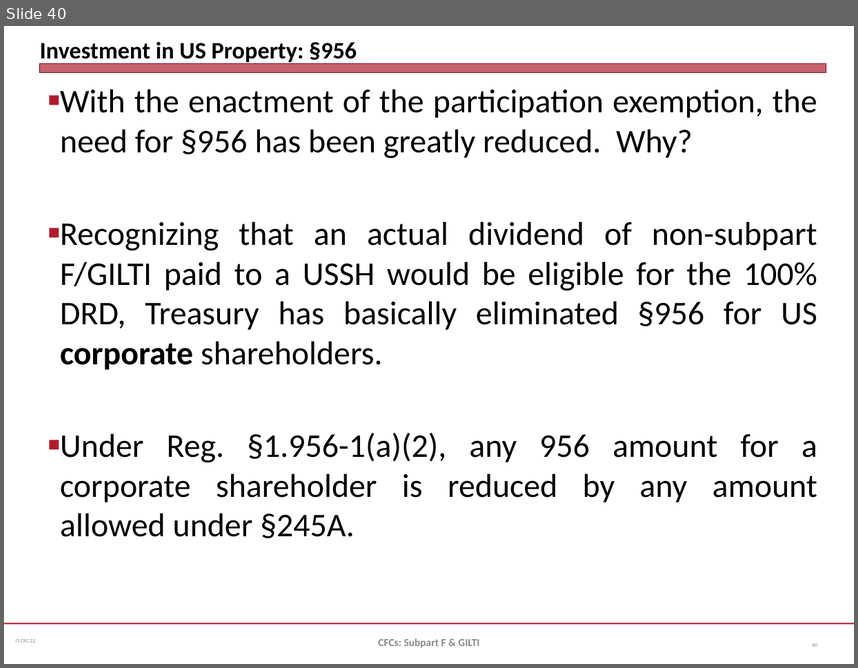
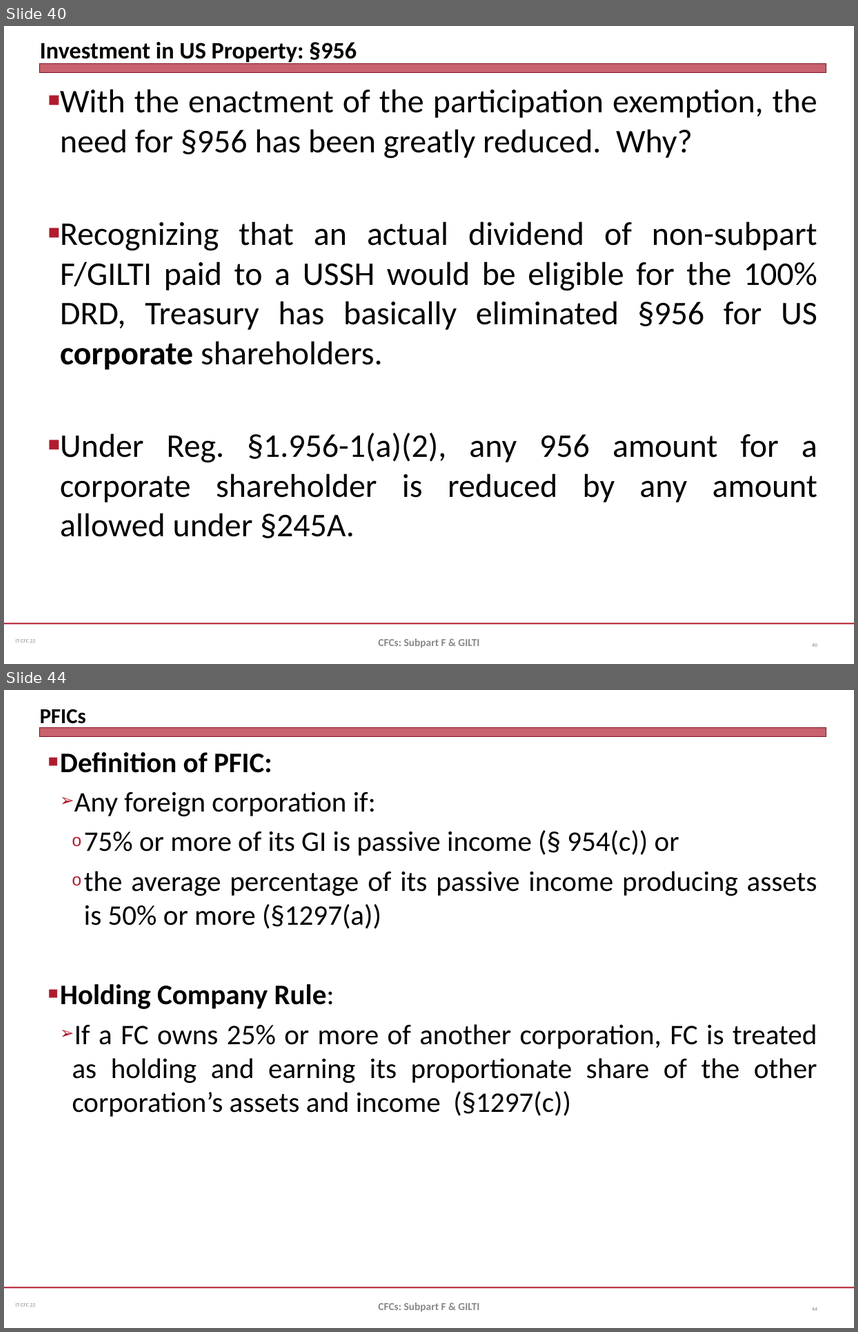
Before and after one commit to jmc877/International-Tax, a slide deck: slides/IT_CFC_22_1.pptx. Shown one above the other, each under a label of ours: slide 40 before the commit, slides 40 and 44 after it; the slides between them are not shown. The pictures are 858x668 and 858x1332 pixels, drawn with LibreOffice and Linux fonts; fonts in the diff are those of the drawing. Boxes give left, top, right and bottom in pixels: in the first picture for what was removed or moved away, otherwise in the second. Text is boxed around its words. In the diff, an @@ line names an element or a change of style, - is before the commit and + after.

```diff
--- a/slides/IT_CFC_22_1.pptx
+++ b/slides/IT_CFC_22_1.pptx
@@ slide 44 added at (x1=4, y1=690, x2=854, y2=1328), background #FFFFFF; not listed: 3 template elements that a slide beside it also shows @@
@@ title added at (x1=40, y1=709, x2=86, y2=729), 18 pt, text #000000, bold @@
+PFICs
@@ text added at (x1=60, y1=752, x2=818, y2=1116), 24 pt, text #000000 @@
+■ Definition of PFIC:
+  ➢ Any foreign corporation if:
+    o 75% or more of its GI is passive income (§ 954(c)) or
+    o the average percentage of its passive income producing assets is 50% or more (§1297(a))
+■ Holding Company Rule:
+  ➢ If a FC owns 25% or more of another corporation, FC is treated as holding and earning its proportionate share of the other corporation’s assets and income (§1297(c))
@@ text added at (x1=378, y1=1302, x2=479, y2=1312), 9 pt, text #898989, bold @@
+CFCs: Subpart F & GILTI
@@ page number added at (x1=812, y1=1307, x2=818, y2=1310), 4.5 pt, text #808080 @@
+44
```
Also in this commit, not shown: 6 other slides added, 2 other files.
